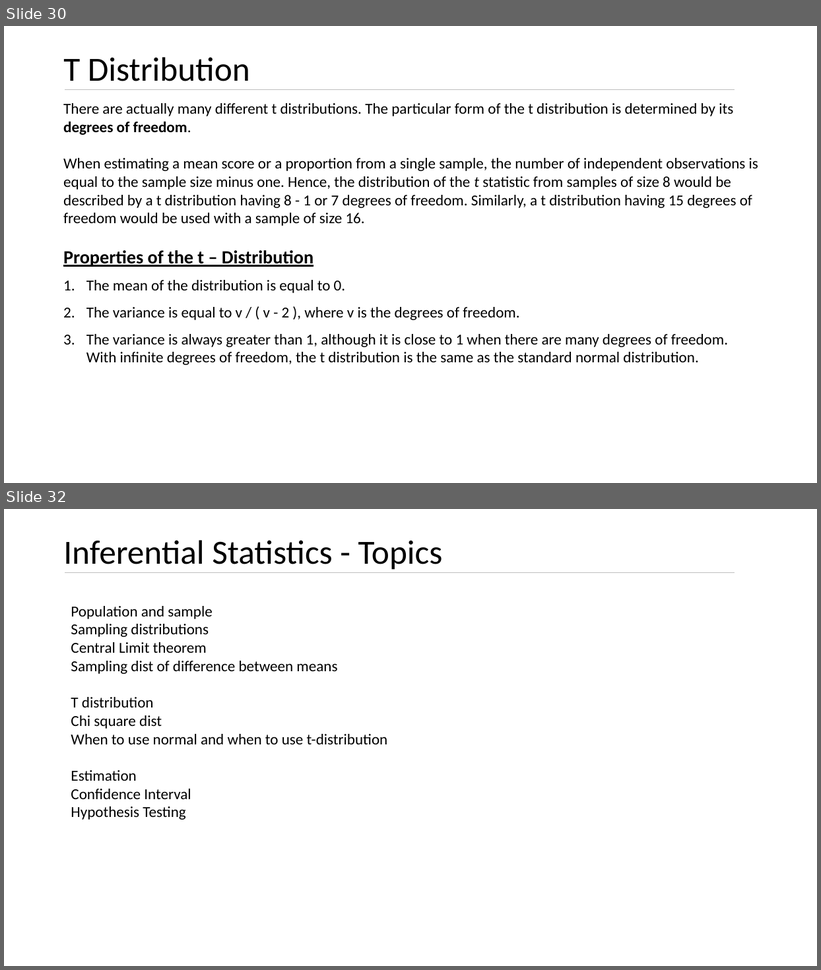
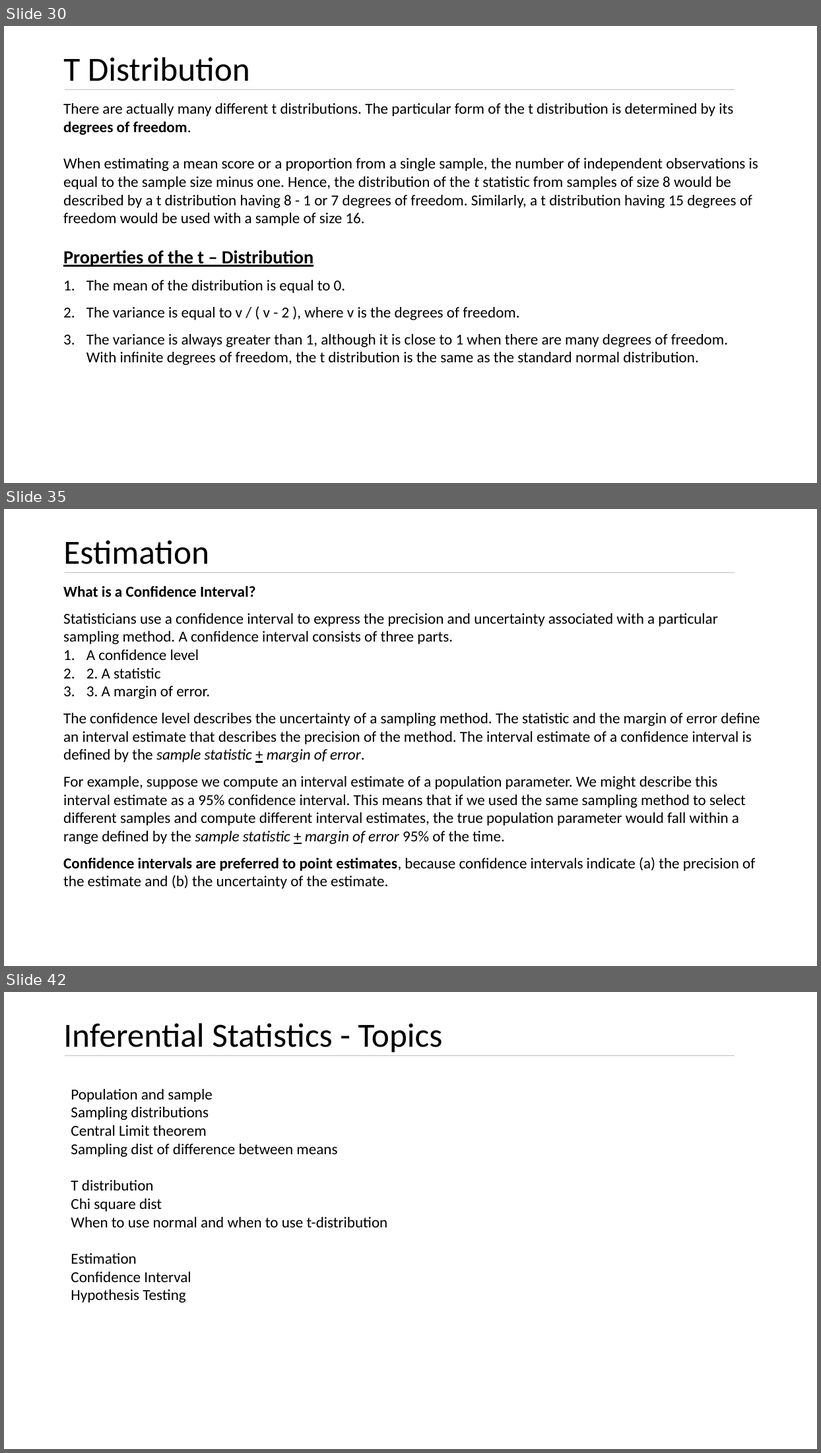
Before and after one commit to kushkul/Intro-to-Analytics, a slide deck: Statistics/Lesson 7 Inferential Statistics.pptx. Shown one above the other, each under a label of ours: slides 30 and 32 before the commit, slides 30, 35 and 42 after it; the slides between them are not shown. The pictures are 821x970 and 821x1453 pixels, drawn with LibreOffice and Linux fonts; fonts in the diff are those of the drawing. Boxes give left, top, right and bottom in pixels: in the first picture for what was removed or moved away, otherwise in the second. Text is boxed around its words. In the diff, an @@ line names an element or a change of style, - is before the commit and + after.

Commit message:
Add Chi square and Estimation

```diff
--- a/Statistics/Lesson 7 Inferential Statistics.pptx
+++ b/Statistics/Lesson 7 Inferential Statistics.pptx
@@ slide 35 added at (x1=4, y1=509, x2=817, y2=966), background #FFFFFF @@
@@ title added at (x1=63, y1=540, x2=209, y2=564), 40 pt, text #000000 @@
+Estimation
@@ text added at (x1=63, y1=586, x2=760, y2=889), 18 pt, text #000000 @@
+What is a Confidence Interval?
+Statisticians use a confidence interval to express the precision and uncertainty associated with a particular sampling method. A confidence interval consists of three parts.
+1. A confidence level
+2. 2. A statistic
+3. 3. A margin of error.
+The confidence level describes the uncertainty of a sampling method. The statistic and the margin of error define an interval estimate that describes the precision of the method. The interval estimate of a confidence interval is defined by the sample statistic + margin of error.
+For example, suppose we compute an interval estimate of a population parameter. We might describe this interval estimate as a 95% confidence interval. This means that if we used the same sampling method to select different samples and compute different interval estimates, the true population parameter would fall within a range defined by the sample statistic + margin of error 95% of the time.
+Confidence intervals are preferred to point estimates, because confidence intervals indicate (a) the precision of the estimate and (b) the uncertainty of the estimate.
@@ line added from (65, 573) to (735, 573), #BFBFBF 0.5 pt @@
@@ what was slide 32 is now slide 42 @@
```
Also in this commit, not shown: 2 slides changed, 9 other slides added.
